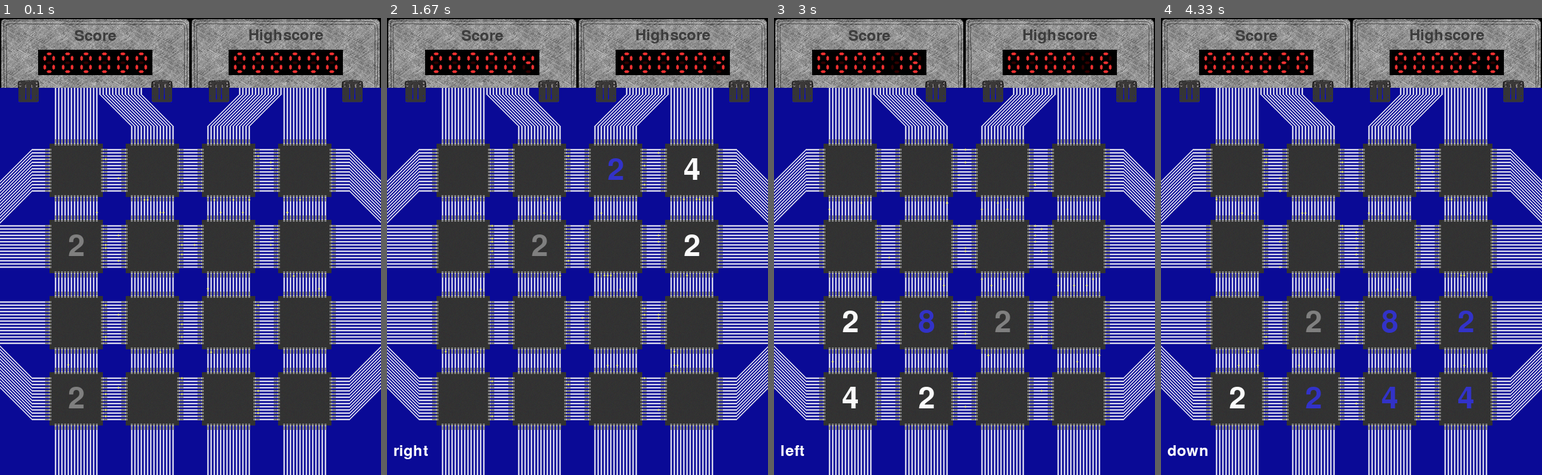
Above: before the commit, frames 1-4 (left to right).
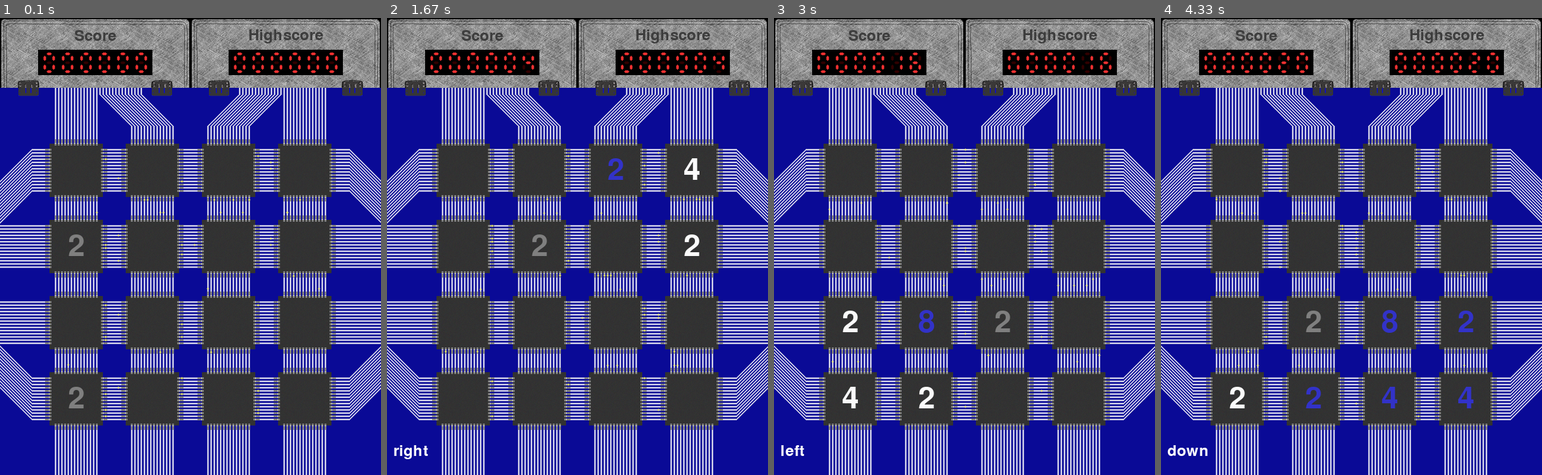
Above: after the commit, the same moments.

Repository: Marco-Meyer/TINF13AIBI-Kinect
Game: pygame game, started from 2048.py
Two runs of this game, one before a commit and one after it. Both use one fixed random seed, a clock stepped at 60 frames per second and the inputs below.
Inputs:
- Up to frame 1 (0.1 s): no input
- Up to frame 2 (1.67 s): hold Right 0.33-0.8 s; hold Up 0.83-1.13 s; hold Right 1.17-1.63 s
- Up to frame 3 (3 s): hold Left 1.67-2.2 s; hold Down 2.23-2.53 s; hold Left 2.57-2.97 s
- Up to frame 4 (4.33 s): hold Up 3-3.37 s; hold Right 3.4-4.03 s; hold Down from 4.07 s (still down)

The runs differ from the first frame. In frame 1, 0.4% of the frame differs, in the area x 4-96%, y 15-19%; in frame 2, 0.4%; in frame 3, 0.4%; in frame 4, 0.4%.

Commit message:
fixed cliplength

Diff:
--- a/2048.py
+++ b/2048.py
@@ -152,10 +152,8 @@
 tilemap = electronics.TileMap()
 elegrid = electronics.Grid(resolution, chip, connectors, centers.values(), tilemap)
 fizzles = electronics.AnimFizzle(elegrid, 50, 1)
-elegrid.surface.blit(clip, (29, 0))
-elegrid.surface.blit(clip, (239, 0))
-elegrid.surface.blit(clip, (329, 0))
-elegrid.surface.blit(clip, (539, 0))
+
+
 
 
 #score
@@ -288,10 +286,6 @@
                 elif delta[x,y]:blit_centered(D, deltas[val],pos)
                 else:blit_centered(D, text[val],pos)
 
-        #Transition
-
-
-
         if kinectWarning:D.blit(kinectwarninglabel, (10,resh-20))
 
         #show movingdirection
@@ -303,6 +297,11 @@
             D.blit(GO, (0,0))
 
         copyGridRow()
+
+        S.blit(clip, (29, vext))
+        S.blit(clip, (239, vext))
+        S.blit(clip, (329, vext))
+        S.blit(clip, (539, vext))
 
         ###DEBUG VISUALISATION###
         if show_moves:
Not shown, removed: Images/background.xcf
